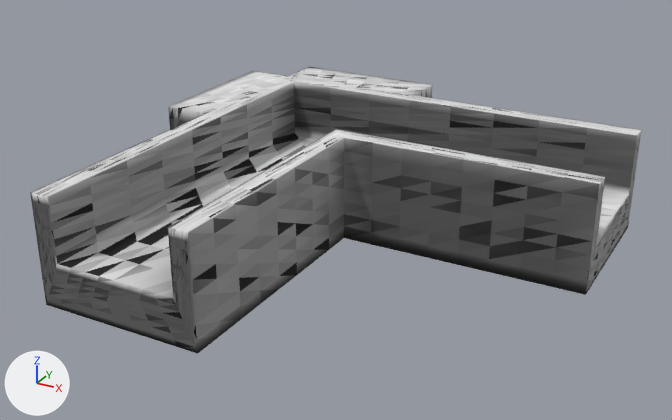
The glTF model resources/shape-11.glb as it was, and as the next commit left it.
Camera for both pictures: a 50 mm camera at (0.741, -1.271, 0.58) aimed at (0.134, -0.167, 0.028). The lights are fixed; the arrows at lower left show +X, +Y and +Z. Vertices at the same position are counted once.

The older version as bpy lines, for what is in view:
```python
me_defaultobject = bpy.data.meshes.new('defaultobject')
me_defaultobject.from_pydata(...)  # 2209 vertices, 4414 faces; spans x -0.2..0.5, y -0.5..0.2, z -0.038..0.125
me_defaultobject.materials.append(mat_material_0_material)
ob_defaultobject = bpy.data.objects.new('defaultobject', me_defaultobject)
ob_defaultobject.location = (0.0, 0.0, 0.0)
```
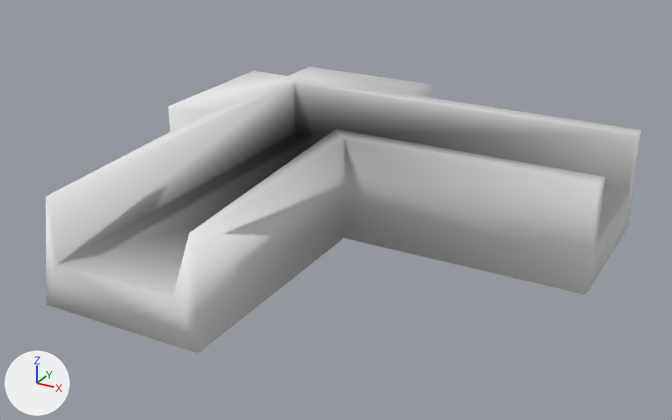
Pixel boxes (x1, y1, x2, y2) of what changed, in the pictures (672 x 420 px):
'defaultobject', reshaped
    before: (30, 67, 641, 354)
    after: (46, 67, 641, 354)
part 1 of me_defaultobject, cut back
    before: (30, 67, 641, 354)
    after: (46, 83, 293, 353)

What changed in the scene script:
```text
Change me_defaultobject:
    used by ob_defaultobject; location = (0.0, 0.0, 0.0)
    remove me_defaultobject.from_pydata(...)  # 2209 vertices, 4414 faces; spans x -0.2..0.5, y -0.5..0.2, z -0.038..0.125
    add me_defaultobject.from_pydata(...)  # 34 vertices, 64 faces; spans x -0.2..0.5, y -0.5..0.2, z -0.038..0.125
    me_defaultobject part 1: 1 vertex moved within x -0.098, y -0.5, z 0.125; 2176 vertices removed from x -0.2..0.5, y -0.5..0.2, z -0.038..0.125; 1 vertex added at x 0.094, y -0.5, z 0.035
    me_defaultobject part 2: the surface is now shaded smooth
```
